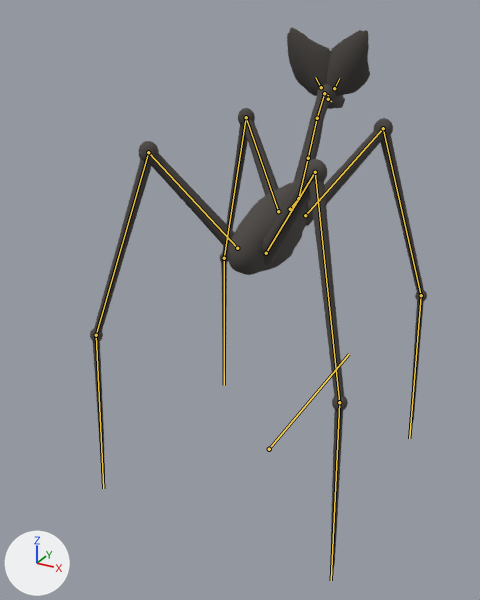
The glTF model content/art/models/gaunt.glb as it was, and as the next commit left it.
Before and after are seen from a 50 mm lens placed at (2.16, -4.46, 3.63), pointed at (-0.16, -0.25, 1.53). Every picture has the same lights, and +X, +Y and +Z are marked at lower left. The first picture is the older version. The bones that change are drawn over the model as lines.

The first picture shows 'body', 'head', 'legs'.
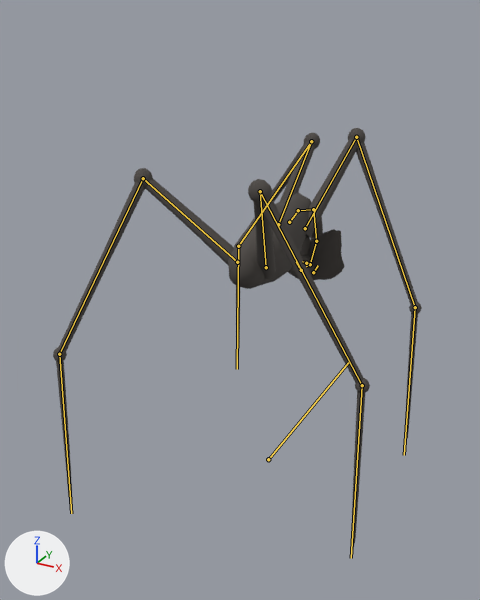
The newer file adds an action. The first version stands in its rest pose; the second is drawn at frame 0 of the action 'carry'.

Where the change shows, as pixel boxes (x1, y1, x2, y2) in the pictures (480 x 600 px):
'legs', posed (9% wider, 9% shorter): before (90, 108, 427, 573); after (53, 128, 422, 551)
'body', posed (9% narrower, 47% shorter): before (228, 90, 332, 275); after (228, 192, 323, 289)
'head', posed: before (287, 27, 370, 109); after (288, 229, 345, 280)
bone 'root', root to tip: before (269, 449) to (349, 354); after (268, 459) to (348, 362)
bone 'spine_03', root to tip: before (290, 209) to (297, 200); after (289, 222) to (296, 213)
bone 'neck_01', root to tip: before (298, 198) to (308, 158); after (298, 210) to (313, 209)
bone 'neck_02', root to tip: before (308, 158) to (317, 118); after (313, 209) to (316, 241)
bone 'neck_03', root to tip: before (317, 118) to (324, 93); after (316, 241) to (310, 264)
bone 'head', root to tip: before (324, 93) to (328, 95); after (310, 264) to (306, 266)
bone 'jaw', root to tip: before (328, 99) to (331, 101); after (306, 263) to (302, 261)
bone 'ear_r', root to tip: before (334, 88) to (339, 78); after (313, 272) to (318, 265)
bone 'ear_l', root to tip: before (321, 87) to (315, 77); after (301, 270) to (296, 261)
bone 'thigh_fr', root to tip: before (305, 215) to (383, 128); after (305, 228) to (356, 137)
bone 'shin_fr', root to tip: before (383, 128) to (421, 295); after (356, 137) to (415, 307)
bone 'cannon_fr', root to tip: before (421, 295) to (409, 438); after (415, 307) to (404, 455)
bone 'thigh_fl', root to tip: before (278, 211) to (246, 117); after (278, 224) to (311, 141)
bone 'shin_fl', root to tip: before (246, 117) to (224, 258); after (311, 141) to (238, 246)
bone 'cannon_fl', root to tip: before (224, 258) to (224, 385); after (238, 246) to (237, 369)
bone 'thigh_br', root to tip: before (266, 253) to (315, 172); after (266, 267) to (260, 191)
bone 'shin_br', root to tip: before (315, 172) to (339, 402); after (260, 191) to (362, 385)
bone 'cannon_br', root to tip: before (339, 402) to (331, 580); after (362, 385) to (351, 558)
bone 'thigh_bl', root to tip: before (237, 248) to (148, 152); after (237, 262) to (143, 178)
bone 'shin_bl', root to tip: before (148, 152) to (96, 335); after (143, 178) to (59, 354)
bone 'cannon_bl', root to tip: before (96, 335) to (103, 488); after (59, 354) to (71, 513)

Edits to the bpy script that builds the scene:
```text
Change bone_root:
    where bone_root = bpy.data.objects['SK_Gaunt'].pose.bones['root']
    bone_root.location: (0.0, 0.0, 0.0) -> (0.0, 0.0, -0.11)
Change bone_spine_03:
    where bone_spine_03 = bpy.data.objects['SK_Gaunt'].pose.bones['spine_03']  # child of 'spine_02'
    bone_spine_03.rotation_quaternion: (1.0, 0.0, 0.0, 0.0) -> (1.0, 0.017, 0.0, 0.0)  # degrees (0, 0, 0) -> degrees (2, 0, 0)
Change bone_neck_01:
    where bone_neck_01 = bpy.data.objects['SK_Gaunt'].pose.bones['neck_01']  # child of 'spine_03'
    bone_neck_01.rotation_quaternion: (1.0, 0.0, 0.0, 0.0) -> (0.785, -0.619, 0.0, 0.0)  # degrees (0, 0, 0) -> degrees (-77, 0, 0)
Change bone_neck_02:
    where bone_neck_02 = bpy.data.objects['SK_Gaunt'].pose.bones['neck_02']  # child of 'neck_01'
    bone_neck_02.rotation_quaternion: (1.0, 0.0, 0.0, 0.0) -> (0.875, -0.485, 0.0, 0.0)  # degrees (0, 0, 0) -> degrees (-58, 0, 0)
Change bone_neck_03:
    where bone_neck_03 = bpy.data.objects['SK_Gaunt'].pose.bones['neck_03']  # child of 'neck_02'
    bone_neck_03.rotation_quaternion: (1.0, 0.0, 0.0, 0.0) -> (0.922, -0.387, 0.0, 0.0)  # degrees (0, 0, 0) -> degrees (-46, 0, 0)
Change bone_head:
    where bone_head = bpy.data.objects['SK_Gaunt'].pose.bones['head']  # child of 'neck_03'
    bone_head.rotation_quaternion: (1.0, 0.0, 0.0, 0.0) -> (1.0, 0.026, 0.0, 0.0)  # degrees (0, 0, 0) -> degrees (3, 0, 0)
Change bone_jaw:
    where bone_jaw = bpy.data.objects['SK_Gaunt'].pose.bones['jaw']  # child of 'head'
    bone_jaw.rotation_quaternion: (1.0, 0.0, 0.0, 0.0) -> (0.993, -0.122, 0.0, 0.0)  # degrees (0, 0, 0) -> degrees (-14, 0, 0)
Change bone_ear_r:
    where bone_ear_r = bpy.data.objects['SK_Gaunt'].pose.bones['ear_r']  # child of 'head'
    bone_ear_r.rotation_quaternion: (1.0, 0.0, 0.0, 0.0) -> (-0.078, -0.676, -0.478, 0.556)  # degrees (0, 0, 0) -> degrees (49, 124, -82)
Change bone_ear_l:
    where bone_ear_l = bpy.data.objects['SK_Gaunt'].pose.bones['ear_l']  # child of 'head'
    bone_ear_l.rotation_quaternion: (1.0, 0.0, 0.0, 0.0) -> (-0.078, -0.676, 0.478, -0.556)  # degrees (0, 0, 0) -> degrees (49, -124, 82)
Change bone_thigh_fr:
    where bone_thigh_fr = bpy.data.objects['SK_Gaunt'].pose.bones['thigh_fr']  # child of 'spine_03'
    bone_thigh_fr.rotation_quaternion: (1.0, 0.0, 0.0, 0.0) -> (0.955, -0.039, -0.19, 0.225)  # degrees (0, 0, 0) -> degrees (-10, -20, 28)
Change bone_shin_fr:
    where bone_shin_fr = bpy.data.objects['SK_Gaunt'].pose.bones['shin_fr']  # child of 'thigh_fr'
    bone_shin_fr.rotation_quaternion: (1.0, 0.0, 0.0, 0.0) -> (0.995, -0.027, 0.018, 0.099)  # degrees (0, 0, 0) -> degrees (-3, 2, 11)
Change bone_cannon_fr:
    where bone_cannon_fr = bpy.data.objects['SK_Gaunt'].pose.bones['cannon_fr']  # child of 'shin_fr'
    bone_cannon_fr.rotation_quaternion: (1.0, 0.0, 0.0, 0.0) -> (0.976, 0.18, -0.019, 0.123)  # degrees (0, 0, 0) -> degrees (20, -5, 14)
Change bone_thigh_fl:
    where bone_thigh_fl = bpy.data.objects['SK_Gaunt'].pose.bones['thigh_fl']  # child of 'spine_03'
    bone_thigh_fl.rotation_quaternion: (1.0, 0.0, 0.0, 0.0) -> (0.937, -0.16, -0.059, -0.304)  # degrees (0, 0, 0) -> degrees (-16, -12, -34)
Change bone_shin_fl:
    where bone_shin_fl = bpy.data.objects['SK_Gaunt'].pose.bones['shin_fl']  # child of 'thigh_fl'
    bone_shin_fl.rotation_quaternion: (1.0, 0.0, 0.0, 0.0) -> (0.995, 0.027, 0.018, 0.099)  # degrees (0, 0, 0) -> degrees (3, 2, 11)
Change bone_cannon_fl:
    where bone_cannon_fl = bpy.data.objects['SK_Gaunt'].pose.bones['cannon_fl']  # child of 'shin_fl'
    bone_cannon_fl.rotation_quaternion: (1.0, 0.0, 0.0, 0.0) -> (0.922, 0.126, -0.292, -0.222)  # degrees (0, 0, 0) -> degrees (24, -29, -33)
Change bone_thigh_br:
    where bone_thigh_br = bpy.data.objects['SK_Gaunt'].pose.bones['thigh_br']  # child of 'pelvis'
    bone_thigh_br.rotation_quaternion: (1.0, 0.0, 0.0, 0.0) -> (0.964, 0.17, 0.196, 0.056)  # degrees (0, 0, 0) -> degrees (22, 21, 11)
Change bone_shin_br:
    where bone_shin_br = bpy.data.objects['SK_Gaunt'].pose.bones['shin_br']  # child of 'thigh_br'
    bone_shin_br.rotation_quaternion: (1.0, 0.0, 0.0, 0.0) -> (0.996, -0.023, -0.019, 0.087)  # degrees (0, 0, 0) -> degrees (-3, -2, 10)
Change bone_cannon_br:
    where bone_cannon_br = bpy.data.objects['SK_Gaunt'].pose.bones['cannon_br']  # child of 'shin_br'
    bone_cannon_br.rotation_quaternion: (1.0, 0.0, 0.0, 0.0) -> (0.979, -0.161, 0.05, 0.114)  # degrees (0, 0, 0) -> degrees (-18, 8, 12)
Change bone_thigh_bl:
    where bone_thigh_bl = bpy.data.objects['SK_Gaunt'].pose.bones['thigh_bl']  # child of 'pelvis'
    bone_thigh_bl.rotation_quaternion: (1.0, 0.0, 0.0, 0.0) -> (0.95, -0.203, 0.237, 0.007)  # degrees (0, 0, 0) -> degrees (-25, 27, -5)
Change bone_shin_bl:
    where bone_shin_bl = bpy.data.objects['SK_Gaunt'].pose.bones['shin_bl']  # child of 'thigh_bl'
    bone_shin_bl.rotation_quaternion: (1.0, 0.0, 0.0, 0.0) -> (0.991, 0.033, -0.027, 0.123)  # degrees (0, 0, 0) -> degrees (3, -4, 14)
Change bone_cannon_bl:
    where bone_cannon_bl = bpy.data.objects['SK_Gaunt'].pose.bones['cannon_bl']  # child of 'shin_bl'
    bone_cannon_bl.rotation_quaternion: (1.0, 0.0, 0.0, 0.0) -> (0.968, 0.24, 0.009, 0.07)  # degrees (0, 0, 0) -> degrees (28, -1, 8)
```
